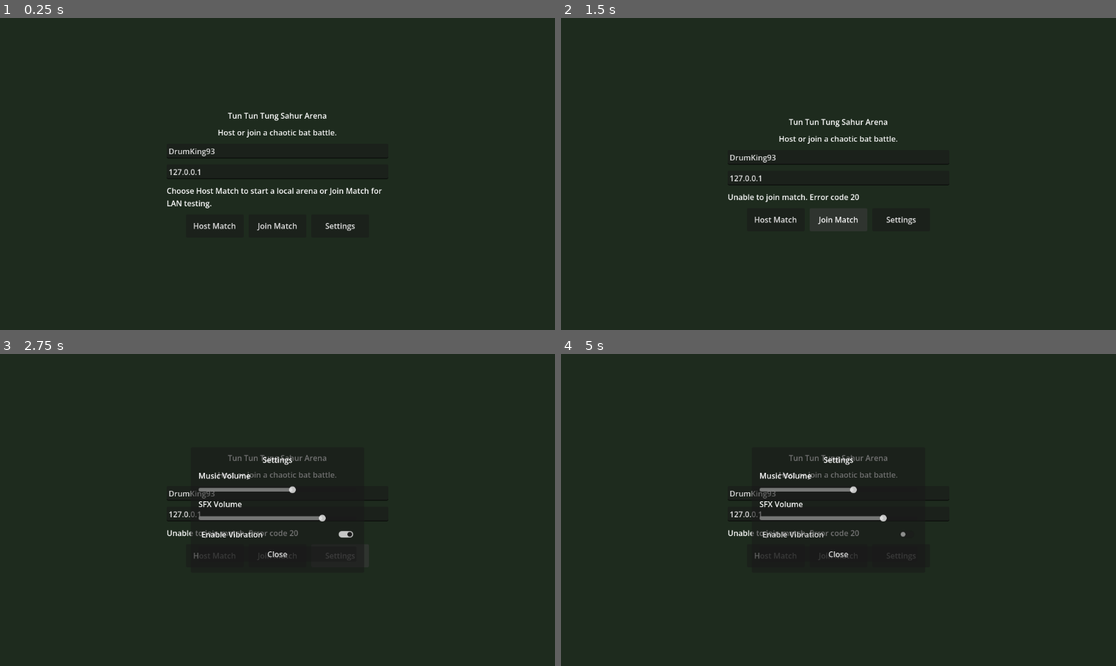
Above: before the commit, frames 1-4 (two rows, left to right).
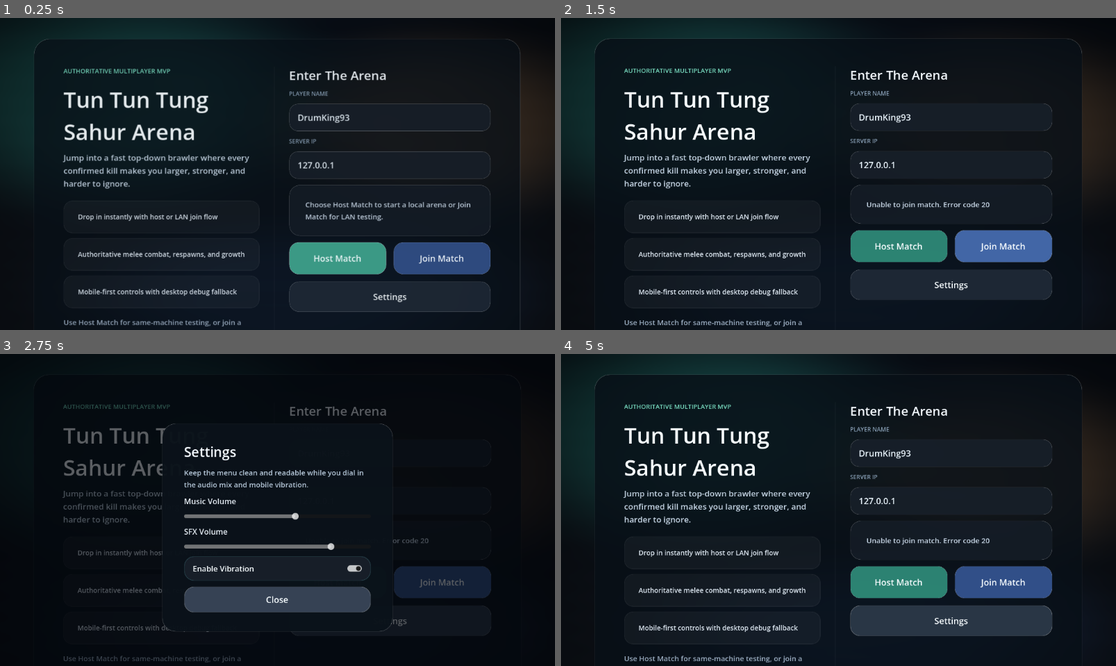
Above: after the commit, the same moments.

Repository: mkodithuwakku/sahur-io
Game: Godot game, scene res://scenes/main/Main.tscn
The game is run twice, just before and just after one commit, with the same random seed, the same clock (stepped at 60 frames per second) and the same inputs.
Inputs (mouse positions are in pixels of both pictures, inside the frame that each line leads up to):
- Up to frame 1 (0.25 s): no input
- Up to frame 2 (1.5 s): click "Host Match" at 0.5 s; click "Join Match" at 1.25 s
- Up to frame 3 (2.75 s): click "Settings" at 2 s
- Up to frame 4 (5 s): click "Enable Vibration" at 2.75 s; tap Enter at 3.5 s; move the mouse to (960, 494) at 3.52 s; hold D (move_right) 3.53-4.25 s; tap Space (attack) at 3.6 s; click (960, 494) at 3.67 s; drag from (727, 525) to (810, 572) at 4.27 s

The runs differ from the first frame. In frame 1, 30% of the frame differs, in the area x 0-100%, y 0-100%; in frame 2, 34%; in frame 3, 83%; in frame 4, 37%.

Commit message:
Refresh title screen and add game launcher

Diff:
--- /dev/null
+++ b/sahur-io/resources/shaders/menu_background.gdshader
@@ -0,0 +1,40 @@
+shader_type canvas_item;
+
+uniform vec4 top_color : source_color = vec4(0.03, 0.05, 0.08, 1.0);
+uniform vec4 bottom_color : source_color = vec4(0.06, 0.08, 0.11, 1.0);
+uniform vec4 glow_a : source_color = vec4(0.18, 0.74, 0.62, 1.0);
+uniform vec4 glow_b : source_color = vec4(0.96, 0.62, 0.28, 1.0);
+uniform vec4 glow_c : source_color = vec4(0.22, 0.45, 0.92, 1.0);
+uniform float glow_strength : hint_range(0.0, 1.0) = 0.26;
+uniform float line_strength : hint_range(0.0, 1.0) = 0.07;
+
+float soft_blob(vec2 uv, vec2 center, vec2 stretch, float radius) {
+	vec2 delta = (uv - center) / stretch;
+	float distance_value = length(delta);
+	return 1.0 - smoothstep(radius * 0.28, radius, distance_value);
+}
+
+void fragment() {
+	vec2 uv = UV;
+	float aspect = SCREEN_PIXEL_SIZE.y / SCREEN_PIXEL_SIZE.x;
+	float time = TIME * 0.18;
+
+	vec3 color = mix(top_color.rgb, bottom_color.rgb, smoothstep(0.0, 1.0, uv.y));
+
+	float blob_a = soft_blob(uv, vec2(0.18 + sin(time * 1.4) * 0.05, 0.22 + cos(time * 0.9) * 0.04), vec2(0.82, 0.72), 0.62);
+	float blob_b = soft_blob(uv, vec2(0.76 + cos(time * 1.1) * 0.05, 0.34 + sin(time * 0.8) * 0.05), vec2(0.72, 0.66), 0.56);
+	float blob_c = soft_blob(uv, vec2(0.54 + sin(time * 0.7) * 0.07, 0.86 + cos(time * 0.5) * 0.03), vec2(0.94, 0.52), 0.58);
+
+	color += glow_a.rgb * blob_a * glow_strength;
+	color += glow_b.rgb * blob_b * glow_strength * 0.82;
+	color += glow_c.rgb * blob_c * glow_strength * 0.68;
+
+	float scan_lines = 0.5 + 0.5 * sin((uv.y + time * 0.4) * 95.0);
+	color += vec3(0.03, 0.04, 0.05) * scan_lines * line_strength;
+
+	vec2 centered = vec2((uv.x - 0.5) * aspect, uv.y - 0.5);
+	float vignette = 1.0 - smoothstep(0.34, 1.08, length(centered));
+	color *= mix(0.58, 1.0, vignette);
+
+	COLOR = vec4(color, 1.0);
+}
--- a/sahur-io/scenes/main/MainMenu.tscn
+++ b/sahur-io/scenes/main/MainMenu.tscn
@@ -12,55 +12,165 @@
 anchors_preset = 15
 anchor_right = 1.0
 anchor_bottom = 1.0
-color = Color(0.12, 0.17, 0.12, 1)
-
-[node name="Center" type="CenterContainer" parent="."]
-anchors_preset = 15
-anchor_right = 1.0
-anchor_bottom = 1.0
-
-[node name="VBox" type="VBoxContainer" parent="Center"]
-custom_minimum_size = Vector2(460, 0)
+color = Color(0.05, 0.07, 0.09, 1)
+
+[node name="Shell" type="MarginContainer" parent="."]
+anchors_preset = 15
+anchor_right = 1.0
+anchor_bottom = 1.0
+offset_left = 42.0
+offset_top = 42.0
+offset_right = -42.0
+offset_bottom = -42.0
+
+[node name="Center" type="CenterContainer" parent="Shell"]
+layout_mode = 2
+
+[node name="Frame" type="PanelContainer" parent="Shell/Center"]
+custom_minimum_size = Vector2(1100, 0)
+modulate = Color(1, 1, 1, 0)
+
+[node name="Margin" type="MarginContainer" parent="Shell/Center/Frame"]
+theme_override_constants/margin_left = 34
+theme_override_constants/margin_top = 34
+theme_override_constants/margin_right = 34
+theme_override_constants/margin_bottom = 34
+
+[node name="Content" type="HBoxContainer" parent="Shell/Center/Frame/Margin"]
+theme_override_constants/separation = 30
+
+[node name="HeroColumn" type="VBoxContainer" parent="Shell/Center/Frame/Margin/Content"]
+size_flags_horizontal = 3
+theme_override_constants/separation = 18
+
+[node name="Eyebrow" type="Label" parent="Shell/Center/Frame/Margin/Content/HeroColumn"]
+text = "AUTHORITATIVE MULTIPLAYER MVP"
+
+[node name="TitleBlock" type="VBoxContainer" parent="Shell/Center/Frame/Margin/Content/HeroColumn"]
+theme_override_constants/separation = 10
+
+[node name="Title" type="Label" parent="Shell/Center/Frame/Margin/Content/HeroColumn/TitleBlock"]
+text = "Tun Tun Tung\nSahur Arena"
+
+[node name="Subtitle" type="Label" parent="Shell/Center/Frame/Margin/Content/HeroColumn/TitleBlock"]
+custom_minimum_size = Vector2(0, 84)
+autowrap_mode = 3
+text = "Jump into a fast top-down brawler where every confirmed kill makes you larger, stronger, and harder to ignore."
+
+[node name="HeroPills" type="VBoxContainer" parent="Shell/Center/Frame/Margin/Content/HeroColumn"]
+theme_override_constants/separation = 10
+
+[node name="PillPrimary" type="PanelContainer" parent="Shell/Center/Frame/Margin/Content/HeroColumn/HeroPills"]
+
+[node name="Margin" type="MarginContainer" parent="Shell/Center/Frame/Margin/Content/HeroColumn/HeroPills/PillPrimary"]
+theme_override_constants/margin_left = 16
+theme_override_constants/margin_top = 12
+theme_override_constants/margin_right = 16
+theme_override_constants/margin_bottom = 12
+
+[node name="Label" type="Label" parent="Shell/Center/Frame/Margin/Content/HeroColumn/HeroPills/PillPrimary/Margin"]
+text = "Drop in instantly with host or LAN join flow"
+
+[node name="PillSecondary" type="PanelContainer" parent="Shell/Center/Frame/Margin/Content/HeroColumn/HeroPills"]
+
+[node name="Margin" type="MarginContainer" parent="Shell/Center/Frame/Margin/Content/HeroColumn/HeroPills/PillSecondary"]
+theme_override_constants/margin_left = 16
+theme_override_constants/margin_top = 12
+theme_override_constants/margin_right = 16
+theme_override_constants/margin_bottom = 12
+
+[node name="Label" type="Label" parent="Shell/Center/Frame/Margin/Content/HeroColumn/HeroPills/PillSecondary/Margin"]
+text = "Authoritative melee combat, respawns, and growth"
+
+[node name="PillTertiary" type="PanelContainer" parent="Shell/Center/Frame/Margin/Content/HeroColumn/HeroPills"]
+
+[node name="Margin" type="MarginContainer" parent="Shell/Center/Frame/Margin/Content/HeroColumn/HeroPills/PillTertiary"]
+theme_override_constants/margin_left = 16
+theme_override_constants/margin_top = 12
+theme_override_constants/margin_right = 16
+theme_override_constants/margin_bottom = 12
+
+[node name="Label" type="Label" parent="Shell/Center/Frame/Margin/Content/HeroColumn/HeroPills/PillTertiary/Margin"]
+text = "Mobile-first controls with desktop debug fallback"
+
+[node name="Footer" type="Label" parent="Shell/Center/Frame/Margin/Content/HeroColumn"]
+custom_minimum_size = Vector2(0, 60)
+autowrap_mode = 3
+text = "Use Host Match for same-machine testing, or join a running session with an IP address on your LAN."
+
+[node name="Divider" type="ColorRect" parent="Shell/Center/Frame/Margin/Content"]
+custom_minimum_size = Vector2(1, 420)
+color = Color(1, 1, 1, 0.08)
+
+[node name="ActionColumn" type="VBoxContainer" parent="Shell/Center/Frame/Margin/Content"]
+custom_minimum_size = Vector2(420, 0)
 theme_override_constants/separation = 12
 
-[node name="Title" type="Label" parent="Center/VBox"]
-text = "Tun Tun Tung Sahur Arena"
-horizontal_alignment = 1
-
-[node name="Subtitle" type="Label" parent="Center/VBox"]
-text = "Host or join a chaotic bat battle."
-horizontal_alignment = 1
-
-[node name="NameInput" type="LineEdit" parent="Center/VBox"]
+[node name="ActionHeading" type="Label" parent="Shell/Center/Frame/Margin/Content/ActionColumn"]
+text = "Enter The Arena"
+
+[node name="NameLabel" type="Label" parent="Shell/Center/Frame/Margin/Content/ActionColumn"]
+text = "PLAYER NAME"
+
+[node name="NameInput" type="LineEdit" parent="Shell/Center/Frame/Margin/Content/ActionColumn"]
+custom_minimum_size = Vector2(0, 64)
 placeholder_text = "Guest name"
 
-[node name="IPInput" type="LineEdit" parent="Center/VBox"]
+[node name="IPLabel" type="Label" parent="Shell/Center/Frame/Margin/Content/ActionColumn"]
+text = "SERVER IP"
+
+[node name="IPInput" type="LineEdit" parent="Shell/Center/Frame/Margin/Content/ActionColumn"]
+custom_minimum_size = Vector2(0, 64)
 placeholder_text = "Server IP"
 text = "127.0.0.1"
 
-[node name="StatusLabel" type="Label" parent="Center/VBox"]
+[node name="StatusCard" type="PanelContainer" parent="Shell/Center/Frame/Margin/Content/ActionColumn"]
+
+[node name="Margin" type="MarginContainer" parent="Shell/Center/Frame/Margin/Content/ActionColumn/StatusCard"]
+theme_override_constants/margin_left = 18
+theme_override_constants/margin_top = 16
+theme_override_constants/margin_right = 18
+theme_override_constants/margin_bottom = 16
+
+[node name="StatusLabel" type="Label" parent="Shell/Center/Frame/Margin/Content/ActionColumn/StatusCard/Margin"]
 autowrap_mode = 3
 text = "Ready"
 
-[node name="Buttons" type="HBoxContainer" parent="Center/VBox"]
-theme_override_constants/separation = 10
-alignment = 1
-
-[node name="HostButton" type="Button" parent="Center/VBox/Buttons"]
-custom_minimum_size = Vector2(120, 48)
+[node name="Buttons" type="VBoxContainer" parent="Shell/Center/Frame/Margin/Content/ActionColumn"]
+theme_override_constants/separation = 14
+
+[node name="TopRow" type="HBoxContainer" parent="Shell/Center/Frame/Margin/Content/ActionColumn/Buttons"]
+theme_override_constants/separation = 14
+
+[node name="HostButton" type="Button" parent="Shell/Center/Frame/Margin/Content/ActionColumn/Buttons/TopRow"]
+custom_minimum_size = Vector2(0, 76)
+size_flags_horizontal = 3
 text = "Host Match"
 
-[node name="JoinButton" type="Button" parent="Center/VBox/Buttons"]
-custom_minimum_size = Vector2(120, 48)
+[node name="JoinButton" type="Button" parent="Shell/Center/Frame/Margin/Content/ActionColumn/Buttons/TopRow"]
+custom_minimum_size = Vector2(0, 76)
+size_flags_horizontal = 3
 text = "Join Match"
 
-[node name="SettingsButton" type="Button" parent="Center/VBox/Buttons"]
-custom_minimum_size = Vector2(120, 48)
+[node name="BottomRow" type="HBoxContainer" parent="Shell/Center/Frame/Margin/Content/ActionColumn/Buttons"]
+theme_override_constants/separation = 14
+
+[node name="SettingsButton" type="Button" parent="Shell/Center/Frame/Margin/Content/ActionColumn/Buttons/BottomRow"]
+custom_minimum_size = Vector2(0, 72)
+size_flags_horizontal = 3
 text = "Settings"
 
-[node name="QuitButton" type="Button" parent="Center/VBox/Buttons"]
-custom_minimum_size = Vector2(120, 48)
+[node name="QuitButton" type="Button" parent="Shell/Center/Frame/Margin/Content/ActionColumn/Buttons/BottomRow"]
+custom_minimum_size = Vector2(0, 72)
+size_flags_horizontal = 3
 text = "Quit"
+
+[node name="SettingsBackdrop" type="ColorRect" parent="."]
+anchors_preset = 15
+anchor_right = 1.0
+anchor_bottom = 1.0
+visible = false
+color = Color(0.01, 0.02, 0.04, 0.64)
 
 [node name="SettingsPanel" type="PanelContainer" parent="."]
 anchors_preset = 8
@@ -68,24 +178,28 @@
 anchor_top = 0.5
 anchor_right = 0.5
 anchor_bottom = 0.5
-offset_left = -180.0
-offset_top = -130.0
-offset_right = 180.0
-offset_bottom = 130.0
+offset_left = -240.0
+offset_top = -180.0
+offset_right = 240.0
+offset_bottom = 180.0
 visible = false
+modulate = Color(1, 1, 1, 0)
 
 [node name="Margin" type="MarginContainer" parent="SettingsPanel"]
-theme_override_constants/margin_left = 16
-theme_override_constants/margin_top = 14
-theme_override_constants/margin_right = 16
-theme_override_constants/margin_bottom = 14
+theme_override_constants/margin_left = 24
+theme_override_constants/margin_top = 22
+theme_override_constants/margin_right = 24
+theme_override_constants/margin_bottom = 22
 
 [node name="VBox" type="VBoxContainer" parent="SettingsPanel/Margin"]
-theme_override_constants/separation = 10
+theme_override_constants/separation = 12
 
 [node name="Heading" type="Label" parent="SettingsPanel/Margin/VBox"]
 text = "Settings"
-horizontal_alignment = 1
+
+[node name="Copy" type="Label" parent="SettingsPanel/Margin/VBox"]
+autowrap_mode = 3
+text = "Keep the menu clean and readable while you dial in the audio mix and mobile vibration."
 
 [node name="MusicLabel" type="Label" parent="SettingsPanel/Margin/VBox"]
 text = "Music Volume"
@@ -108,4 +222,5 @@
 button_pressed = true
 
 [node name="CloseButton" type="Button" parent="SettingsPanel/Margin/VBox"]
+custom_minimum_size = Vector2(0, 58)
 text = "Close"
--- a/sahur-io/scripts/main/main_menu.gd
+++ b/sahur-io/scripts/main/main_menu.gd
@@ -4,28 +4,57 @@
 const GameDirector = preload("res://scripts/core/game_manager.gd")
 const NetworkService = preload("res://scripts/network/network_manager.gd")
 const AudioService = preload("res://scripts/core/audio_manager.gd")
-
-@onready var name_input: LineEdit = $Center/VBox/NameInput
-@onready var ip_input: LineEdit = $Center/VBox/IPInput
-@onready var status_label: Label = $Center/VBox/StatusLabel
-@onready var host_button: Button = $Center/VBox/Buttons/HostButton
-@onready var join_button: Button = $Center/VBox/Buttons/JoinButton
-@onready var settings_button: Button = $Center/VBox/Buttons/SettingsButton
-@onready var quit_button: Button = $Center/VBox/Buttons/QuitButton
+const MENU_BACKGROUND_SHADER = preload("res://resources/shaders/menu_background.gdshader")
+
+@onready var background: ColorRect = $Background
+@onready var frame: PanelContainer = $Shell/Center/Frame
+@onready var title_label: Label = $Shell/Center/Frame/Margin/Content/HeroColumn/TitleBlock/Title
+@onready var subtitle_label: Label = $Shell/Center/Frame/Margin/Content/HeroColumn/TitleBlock/Subtitle
+@onready var eyebrow_label: Label = $Shell/Center/Frame/Margin/Content/HeroColumn/Eyebrow
+@onready var footer_label: Label = $Shell/Center/Frame/Margin/Content/HeroColumn/Footer
+@onready var action_heading: Label = $Shell/Center/Frame/Margin/Content/ActionColumn/ActionHeading
+@onready var name_label: Label = $Shell/Center/Frame/Margin/Content/ActionColumn/NameLabel
+@onready var ip_label: Label = $Shell/Center/Frame/Margin/Content/ActionColumn/IPLabel
+@onready var name_input: LineEdit = $Shell/Center/Frame/Margin/Content/ActionColumn/NameInput
+@onready var ip_input: LineEdit = $Shell/Center/Frame/Margin/Content/ActionColumn/IPInput
+@onready var status_card: PanelContainer = $Shell/Center/Frame/Margin/Content/ActionColumn/StatusCard
+@onready var status_label: Label = $Shell/Center/Frame/Margin/Content/ActionColumn/StatusCard/Margin/StatusLabel
+@onready var hero_pills: Array[PanelContainer] = [
+	$Shell/Center/Frame/Margin/Content/HeroColumn/HeroPills/PillPrimary,
+	$Shell/Center/Frame/Margin/Content/HeroColumn/HeroPills/PillSecondary,
+	$Shell/Center/Frame/Margin/Content/HeroColumn/HeroPills/PillTertiary
+]
+@onready var host_button: Button = $Shell/Center/Frame/Margin/Content/ActionColumn/Buttons/TopRow/HostButton
+@onready var join_button: Button = $Shell/Center/Frame/Margin/Content/ActionColumn/Buttons/TopRow/JoinButton
+@onready var settings_button: Button = $Shell/Center/Frame/Margin/Content/ActionColumn/Buttons/BottomRow/SettingsButton
+@onready var quit_button: Button = $Shell/Center/Frame/Margin/Content/ActionColumn/Buttons/BottomRow/QuitButton
+@onready var settings_backdrop: ColorRect = $SettingsBackdrop
 @onready var settings_panel: PanelContainer = $SettingsPanel
+@onready var settings_copy: Label = $SettingsPanel/Margin/VBox/Copy
+@onready var settings_heading: Label = $SettingsPanel/Margin/VBox/Heading
 @onready var music_slider: HSlider = $SettingsPanel/Margin/VBox/MusicSlider
 @onready var sfx_slider: HSlider = $SettingsPanel/Margin/VBox/SfxSlider
 @onready var vibration_toggle: CheckButton = $SettingsPanel/Margin/VBox/VibrationToggle
 @onready var close_settings_button: Button = $SettingsPanel/Margin/VBox/CloseButton
 
 func _ready() -> void:
+	_apply_background_material()
+	_apply_visual_theme()
+	_apply_typography()
+	_refresh_layout_metrics()
+	_set_settings_visible(false, true)
 	name_input.text = GameDirector.local_player_name if not GameDirector.local_player_name.is_empty() else GameDirector.generate_guest_name()
 	ip_input.text = NetworkService.server_ip
 	status_label.text = "Choose Host Match to start a local arena or Join Match for LAN testing."
 	host_button.pressed.connect(_on_host_pressed)
 	join_button.pressed.connect(_on_join_pressed)
-	settings_button.pressed.connect(_toggle_settings)
-	close_settings_button.pressed.connect(_toggle_settings)
+	settings_button.pressed.connect(func() -> void:
+		_set_settings_visible(true)
+	)
+	close_settings_button.pressed.connect(func() -> void:
+		_set_settings_visible(false)
+	)
+	settings_backdrop.gui_input.connect(_on_settings_backdrop_input)
 	quit_button.visible = OS.has_feature("desktop")
 	quit_button.pressed.connect(func() -> void:
 		get_tree().quit()
@@ -43,6 +72,8 @@
 		AudioService.vibration_enabled = enabled
 	)
 	NetworkService.instance.connection_status_changed.connect(_set_status)
+	call_deferred("_play_intro")
+	host_button.grab_focus()
 
 func _on_host_pressed() -> void:
 	AudioService.play_ui_click()
@@ -56,8 +87,161 @@
 	if error != OK:
 		_set_status("Unable to join match. Error code %d" % error)
 
-func _toggle_settings() -> void:
-	settings_panel.visible = not settings_panel.visible
-
 func _set_status(status: String) -> void:
 	status_label.text = status
+
+func _notification(what: int) -> void:
+	if what == NOTIFICATION_RESIZED and is_node_ready():
+		_refresh_layout_metrics()
+
+func _apply_background_material() -> void:
+	var material := ShaderMaterial.new()
+	material.shader = MENU_BACKGROUND_SHADER
+	background.material = material
+
+func _apply_visual_theme() -> void:
+	var theme := Theme.new()
+	theme.set_color("font_color", "Label", Color(0.92, 0.95, 0.98))
+	theme.set_color("font_color", "Button", Color(0.97, 0.99, 1.0))
+	theme.set_color("font_focus_color", "Button", Color(0.97, 0.99, 1.0))
+	theme.set_color("font_hover_color", "Button", Color(0.97, 0.99, 1.0))
+	theme.set_color("font_pressed_color", "Button", Color(0.97, 0.99, 1.0))
+	theme.set_color("font_disabled_color", "Button", Color(0.52, 0.58, 0.66, 0.9))
+	theme.set_color("font_color", "LineEdit", Color(0.93, 0.97, 1.0))
+	theme.set_color("caret_color", "LineEdit", Color(0.84, 0.93, 0.96))
+	theme.set_color("selection_color", "LineEdit", Color(0.21, 0.45, 0.58, 0.65))
+	theme.set_color("font_color", "CheckButton", Color(0.88, 0.92, 0.96))
+	theme.set_stylebox("normal", "LineEdit", _rounded_style(Color(0.09, 0.12, 0.16, 0.92), Color(1, 1, 1, 0.06), 1, 18, 18, 14))
+	theme.set_stylebox("focus", "LineEdit", _rounded_style(Color(0.1, 0.14, 0.18, 0.96), Color(0.34, 0.76, 0.67, 0.78), 1, 18, 18, 14))
+	theme.set_stylebox("read_only", "LineEdit", _rounded_style(Color(0.08, 0.1, 0.13, 0.82), Color(1, 1, 1, 0.05), 1, 18, 18, 14))
+	theme.set_stylebox("normal", "Button", _button_style(Color(0.11, 0.15, 0.19, 0.95), Color(1, 1, 1, 0.08)))
+	theme.set_stylebox("hover", "Button", _button_style(Color(0.14, 0.18, 0.23, 0.98), Color(0.41, 0.7, 0.74, 0.32)))
+	theme.set_stylebox("pressed", "Button", _button_style(Color(0.09, 0.12, 0.16, 0.98), Color(0.41, 0.7, 0.74, 0.22)))
+	theme.set_stylebox("focus", "Button", _button_style(Color(0.14, 0.18, 0.23, 0.98), Color(0.41, 0.7, 0.74, 0.32)))
+	theme.set_stylebox("disabled", "Button", _button_style(Color(0.09, 0.11, 0.14, 0.82), Color(1, 1, 1, 0.03)))
+	self.theme = theme
+
+	frame.add_theme_stylebox_override("panel", _rounded_style(Color(0.03, 0.06, 0.09, 0.82), Color(1, 1, 1, 0.08), 1, 32, 28, 24))
+	status_card.add_theme_stylebox_override("panel", _rounded_style(Color(0.08, 0.11, 0.15, 0.88), Color(1, 1, 1, 0.06), 1, 22, 16, 14))
+	settings_panel.add_theme_stylebox_override("panel", _rounded_style(Color(0.04, 0.07, 0.1, 0.96), Color(1, 1, 1, 0.07), 1, 28, 22, 18))
+	for pill in hero_pills:
+		pill.add_theme_stylebox_override("panel", _rounded_style(Color(1, 1, 1, 0.04), Color(1, 1, 1, 0.08), 1, 18, 14, 12))
+
+	_style_action_button(host_button, Color(0.18, 0.53, 0.46, 0.96), Color(0.24, 0.61, 0.53, 1.0), Color(0.14, 0.42, 0.37, 1.0))
+	_style_action_button(join_button, Color(0.2, 0.32, 0.55, 0.96), Color(0.26, 0.4, 0.65, 1.0), Color(0.15, 0.25, 0.44, 1.0))
+	_style_action_button(settings_button, Color(0.12, 0.16, 0.21, 0.94), Color(0.16, 0.21, 0.27, 1.0), Color(0.09, 0.12, 0.16, 1.0))
+	_style_action_button(quit_button, Color(0.16, 0.13, 0.17, 0.94), Color(0.22, 0.16, 0.21, 1.0), Color(0.11, 0.08, 0.11, 1.0))
+	_style_action_button(close_settings_button, Color(0.16, 0.2, 0.26, 0.94), Color(0.21, 0.26, 0.33, 1.0), Color(0.12, 0.15, 0.2, 1.0))
+
+func _apply_typography() -> void:
+	eyebrow_label.add_theme_font_size_override("font_size", 13)
+	eyebrow_label.add_theme_color_override("font_color", Color(0.47, 0.86, 0.75))
+	title_label.add_theme_font_size_override("font_size", 56)
+	title_label.add_theme_color_override("font_color", Color(0.97, 0.99, 1.0))
+	subtitle_label.add_theme_font_size_override("font_size", 19)
+	subtitle_label.add_theme_color_override("font_color", Color(0.78, 0.84, 0.9))
+	footer_label.add_theme_font_size_override("font_size", 15)
+	footer_label.add_theme_color_override("font_color", Color(0.62, 0.69, 0.77))
+	action_heading.add_theme_font_size_override("font_size", 30)
+	action_heading.add_theme_color_override("font_color", Color(0.96, 0.98, 1.0))
+	settings_heading.add_theme_font_size_override("font_size", 28)
+	settings_heading.add_theme_color_override("font_color", Color(0.96, 0.98, 1.0))
+	settings_copy.add_theme_font_size_override("font_size", 15)
+	settings_copy.add_theme_color_override("font_color", Color(0.72, 0.79, 0.86))
+	status_label.add_theme_font_size_override("font_size", 15)
+	status_label.add_theme_color_override("font_color", Color(0.8, 0.86, 0.92))
+	for label in [name_label, ip_label]:
+		label.add_theme_font_size_override("font_size", 12)
+		label.add_theme_color_override("font_color", Color(0.55, 0.64, 0.73))
+	for pill in hero_pills:
+		var label := pill.get_node("Margin/Label") as Label
+		label.add_theme_font_size_override("font_size", 14)
+		label.add_theme_color_override("font_color", Color(0.88, 0.92, 0.96))
+	for input in [name_input, ip_input]:
+		input.add_theme_font_size_override("font_size", 18)
+	for button in [host_button, join_button, settings_button, quit_button, close_settings_button]:
+		button.add_theme_font_size_override("font_size", 18)
+	vibration_toggle.add_theme_font_size_override("font_size", 16)
+
+func _refresh_layout_metrics() -> void:
+	var compact := size.x < 1280 or size.y < 840
+	frame.custom_minimum_size = Vector2(900, 0) if compact else Vector2(1100, 0)
+	title_label.add_theme_font_size_override("font_size", 46 if compact else 56)
+	subtitle_label.add_theme_font_size_override("font_size", 17 if compact else 19)
+	action_heading.add_theme_font_size_override("font_size", 26 if compact else 30)
+	var input_height := 58.0 if compact else 64.0
+	var button_height := 68.0 if compact else 76.0
+	name_input.custom_minimum_size.y = input_height
+	ip_input.custom_minimum_size.y = input_height
+	host_button.custom_minimum_size.y = button_height
+	join_button.custom_minimum_size.y = button_height
+	settings_button.custom_minimum_size.y = button_height - 4.0
+	quit_button.custom_minimum_size.y = button_height - 4.0
+	close_settings_button.custom_minimum_size.y = 54.0 if compact else 58.0
+
+func _play_intro() -> void:
+	await get_tree().process_frame
+	frame.pivot_offset = frame.size * 0.5
+	frame.scale = Vector2(0.975, 0.975)
+	frame.modulate = Color(1, 1, 1, 0)
+	var tween := create_tween()
+	tween.set_trans(Tween.TRANS_CUBIC).set_ease(Tween.EASE_OUT)
+	tween.tween_property(frame, "modulate", Color.WHITE, 0.45)
+	tween.parallel().tween_property(frame, "scale", Vector2.ONE, 0.45)
+
+func _set_settings_visible(visible: bool, immediate: bool = false) -> void:
+	if immediate:
+		settings_backdrop.visible = visible
+		settings_panel.visible = visible
+		settings_backdrop.modulate = Color(1, 1, 1, 1 if visible else 0)
+		settings_panel.modulate = Color(1, 1, 1, 1 if visible else 0)
+		settings_panel.scale = Vector2.ONE if visible else Vector2(0.96, 0.96)
+		return
+
+	settings_panel.pivot_offset = settings_panel.size * 0.5
+	var tween := create_tween()
+	tween.set_trans(Tween.TRANS_CUBIC).set_ease(Tween.EASE_OUT)
+	if visible:
+		settings_backdrop.visible = true
+		settings_panel.visible = true
+		settings_backdrop.modulate = Color(1, 1, 1, 0)
+		settings_panel.modulate = Color(1, 1, 1, 0)
+		settings_panel.scale = Vector2(0.96, 0.96)
+		tween.tween_property(settings_backdrop, "modulate:a", 1.0, 0.18)
+		tween.parallel().tween_property(settings_panel, "modulate:a", 1.0, 0.24)
+		tween.parallel().tween_property(settings_panel, "scale", Vector2.ONE, 0.24)
+		close_settings_button.grab_focus()
+	else:
+		tween.tween_property(settings_backdrop, "modulate:a", 0.0, 0.16)
+		tween.parallel().tween_property(settings_panel, "modulate:a", 0.0, 0.16)
+		tween.parallel().tween_property(settings_panel, "scale", Vector2(0.96, 0.96), 0.16)
+		tween.finished.connect(func() -> void:
+			settings_backdrop.visible = false
+			settings_panel.visible = false
+		)
+		settings_button.grab_focus()
+
+func _on_settings_backdrop_input(event: InputEvent) -> void:
+	if event is InputEventMouseButton and event.pressed and event.button_index == MOUSE_BUTTON_LEFT:
+		_set_settings_visible(false)
+
+func _rounded_style(color: Color, border_color: Color, border_width: int, radius: int, margin_x: int, margin_y: int) -> StyleBoxFlat:
+	var style := StyleBoxFlat.new()
+	style.bg_color = color
+	style.border_color = border_color
+	style.set_border_width_all(border_width)
+	style.set_corner_radius_all(radius)
+	style.content_margin_left = margin_x
+	style.content_margin_right = margin_x
+	style.content_margin_top = margin_y
+	style.content_margin_bottom = margin_y
+	return style
+
+func _button_style(color: Color, border_color: Color) -> StyleBoxFlat:
+	return _rounded_style(color, border_color, 1, 20, 18, 14)
+
+func _style_action_button(button: Button, normal_color: Color, hover_color: Color, pressed_color: Color) -> void:
+	button.add_theme_stylebox_override("normal", _button_style(normal_color, Color(1, 1, 1, 0.06)))
+	button.add_theme_stylebox_override("hover", _button_style(hover_color, Color(1, 1, 1, 0.12)))
+	button.add_theme_stylebox_override("pressed", _button_style(pressed_color, Color(1, 1, 1, 0.04)))
+	button.add_theme_stylebox_override("focus", _button_style(hover_color, Color(1, 1, 1, 0.12)))
Not shown, added: run_game.sh
